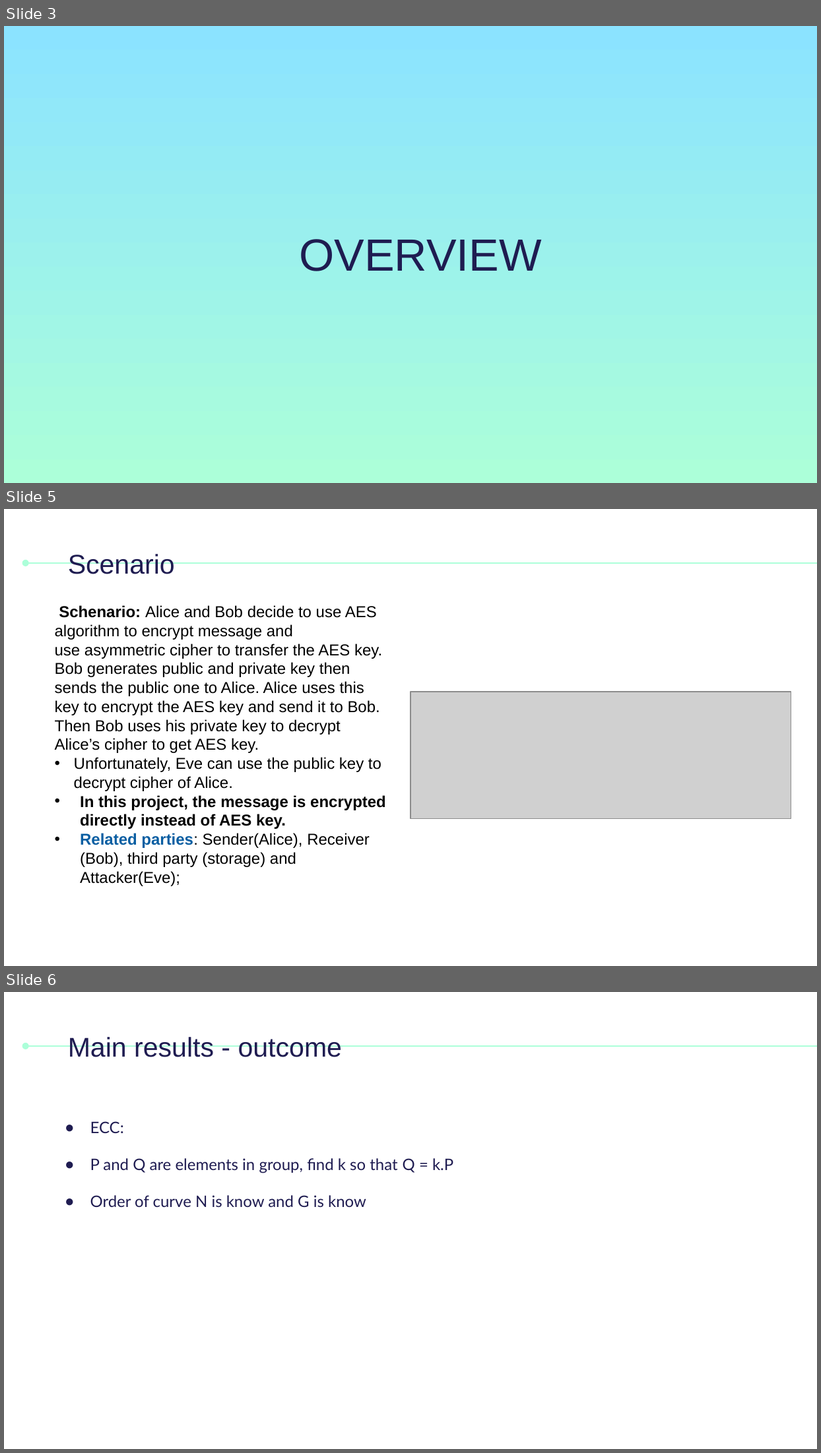
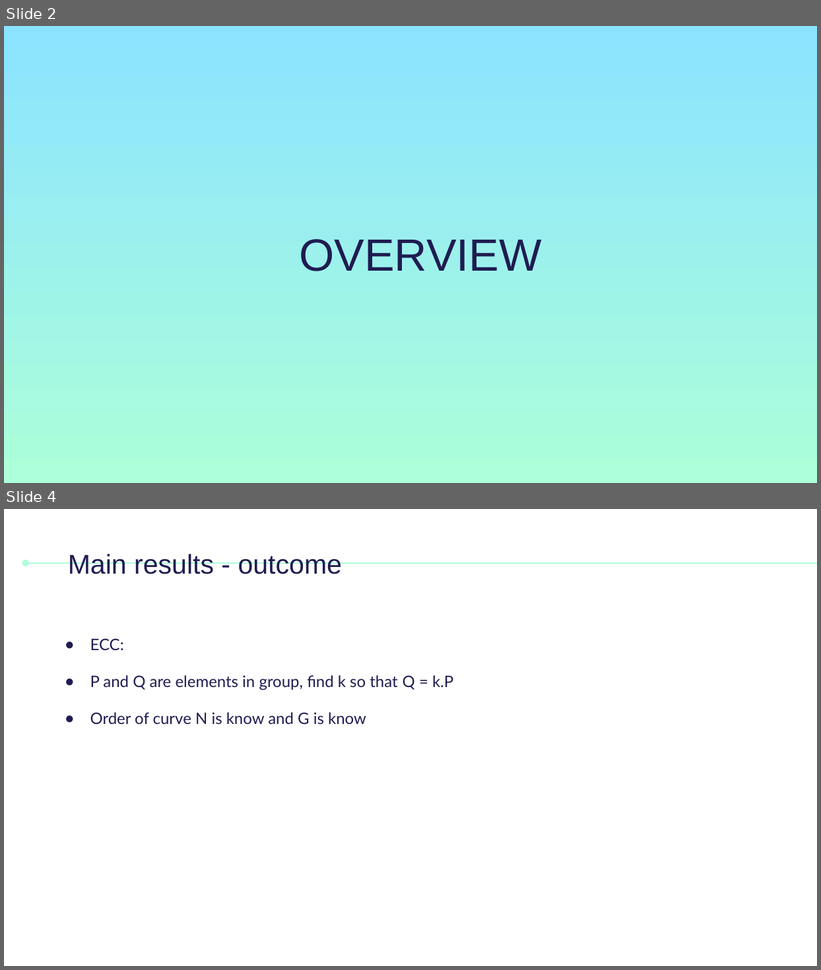
Before and after one commit to dcthinh1704/crypto, a slide deck: mmh.pptx. Shown one above the other, each under a label of ours: slides 3, 5 and 6 before the commit, slides 2 and 4 after it; the slides between them are not shown. The pictures are 821x1453 and 821x970 pixels, drawn with LibreOffice and Linux fonts; fonts in the diff are those of the drawing; grey boxes stand for pictures. Boxes give left, top, right and bottom in pixels: in the first picture for what was removed or moved away, otherwise in the second. Text is boxed around its words. In the diff, an @@ line names an element or a change of style, - is before the commit and + after.

```diff
--- a/mmh.pptx
+++ b/mmh.pptx
@@ slide 5 removed at bbox=[4, 509, 817, 966], background #FFFFFF; not listed: 1 template element that a slide beside it also shows @@
@@ title removed at bbox=[68, 554, 175, 574] @@
-Scenario
@@ text removed at bbox=[55, 605, 386, 887] @@
-    Schenario: Alice and Bob decide to use AES algorithm to encrypt message and use asymmetric cipher to transfer the AES key. Bob generates public and private key then sends the public one to Alice. Alice uses this key to encrypt the AES key and send it to Bob. Then Bob uses his private key to decrypt Alice’s cipher to get AES key.
-• Unfortunately, Eve can use the public key to decrypt cipher of Alice.
-  • In this project, the message is encrypted directly instead of AES key.
-  • Related parties: Sender(Alice), Receiver (Bob), third party (storage) and Attacker(Eve);
@@ picture removed at bbox=[411, 692, 791, 820] @@
@@ what was slide 3 is now slide 2 @@
@@ what was slide 6 is now slide 4 @@
```
Also in this commit, not shown: 2 slides changed, 2 slides added, 2 other slides removed.
